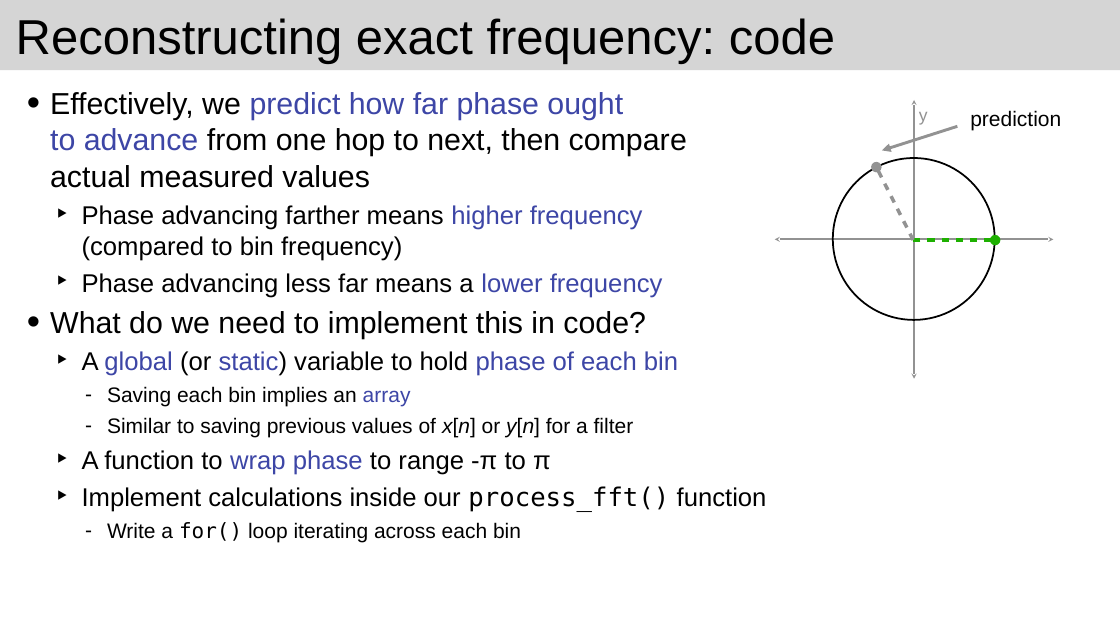
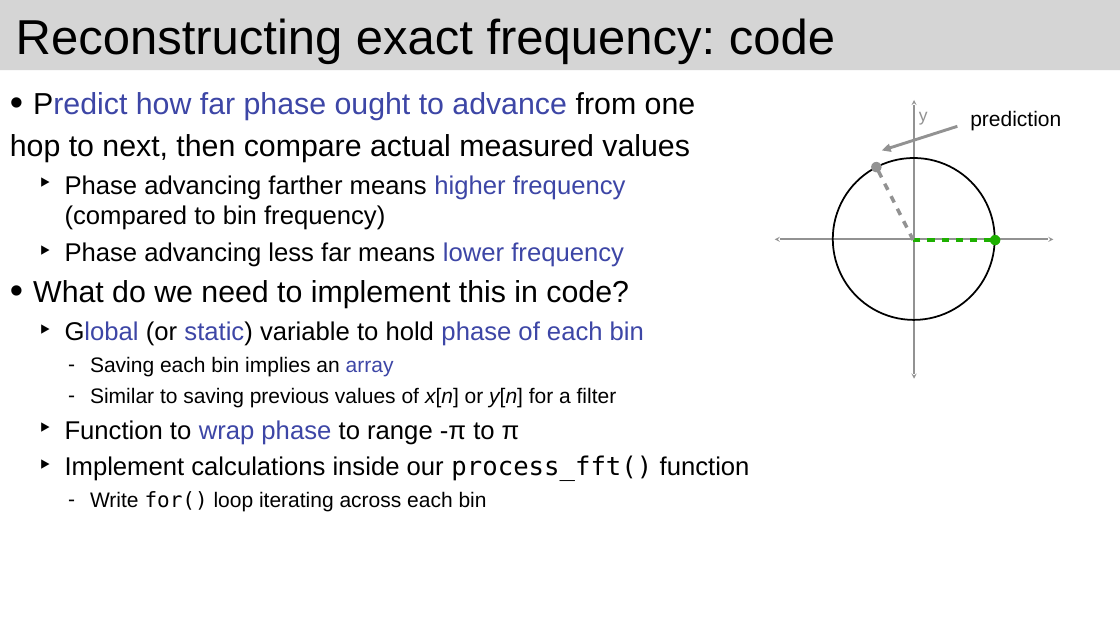
Before and after one commit to joshreiss/Audio-programming-with-VST-and-JUCE, a slide deck: slide 7 of 10 Phase vocoder/Phase vocoder 2.pptx. Drawn at 1120x630 pixels with LibreOffice and Linux fonts; fonts in the diff are those of the drawing. Boxes give left, top, right and bottom in pixels: in the first picture for what was removed or moved away, otherwise in the second. Text is boxed around its words. In the diff, an @@ line names an element or a change of style, - is before the commit and + after.

```diff
--- a/10 Phase vocoder/Phase vocoder 2.pptx
+++ b/10 Phase vocoder/Phase vocoder 2.pptx
@@ text "Predict how far phase ought ...": place and size @@
-text "Predict how far phase ought ..." at <box>50,92,767,542</box>
+text "Predict how far phase ought ..." at <box>10,92,750,512</box>
@@ text at <box>10,92,696,162</box>: text changed @@
-• Effectively, we predict how far phase ought
-  to advance from one hop to next, then compare
-  actual measured values
+• Predict how far phase ought to advance from one
+hop to next, then compare actual measured values
@@ text at <box>65,242,624,267</box>: text changed @@
-  ‣ Phase advancing less far means a lower frequency
+  ‣ Phase advancing less far means lower frequency
@@ text at <box>65,321,644,346</box>: text changed @@
-  ‣ A global (or static) variable to hold phase of each bin
+  ‣ Global (or static) variable to hold phase of each bin
@@ text at <box>65,420,520,445</box>: text changed @@
-  ‣ A function to wrap phase to range -π to π
+  ‣ Function to wrap phase to range -π to π
@@ text at <box>90,491,487,512</box>: text changed @@
-    – Write a for() loop iterating across each bin
+    – Write for() loop iterating across each bin
```
Also in this commit, not shown: 9 other slides changed, 2 slides added, 3 slides removed, 47 other files.
